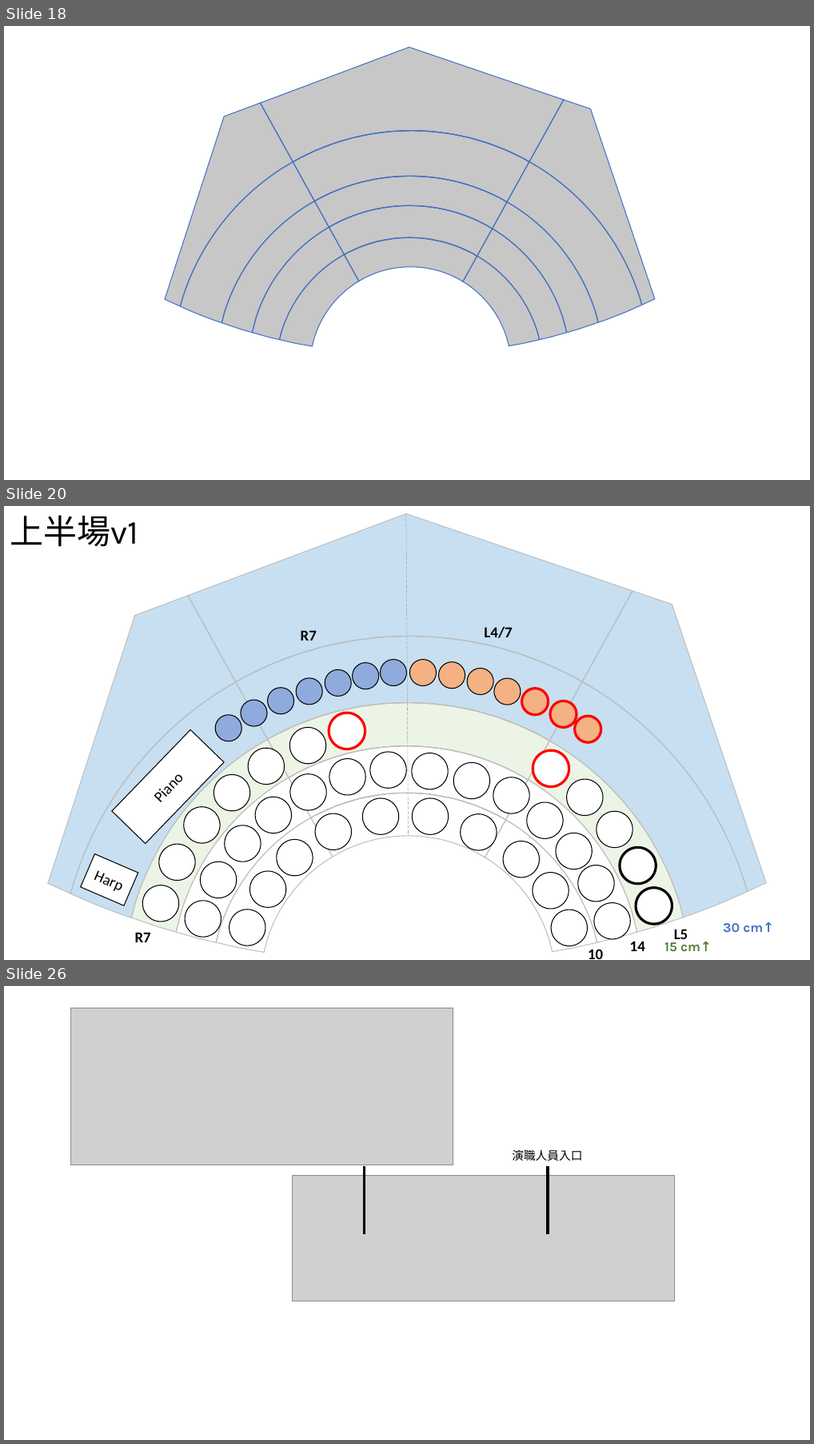
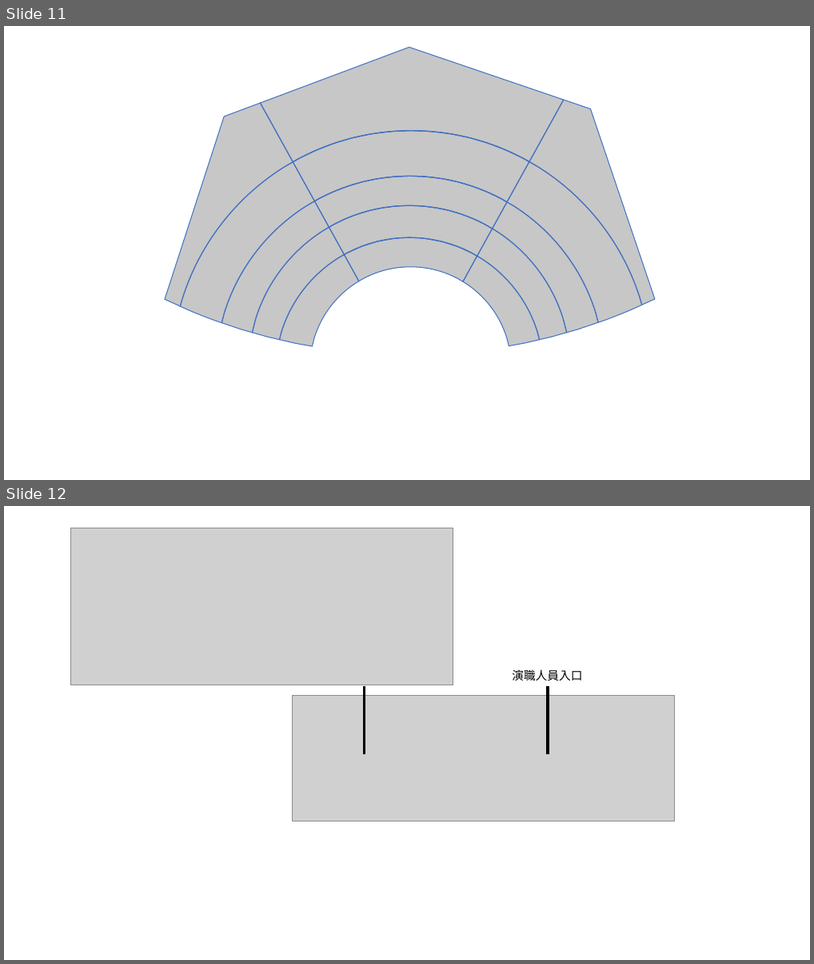
Before and after one commit to ChenHsuanTu/K19, a slide deck: doc/KAO19.pptx. Shown one above the other, each under a label of ours: slides 18, 20 and 26 before the commit, slides 11 and 12 after it; the slides between them are not shown. The pictures are 814x1444 and 814x964 pixels, drawn with LibreOffice and Linux fonts; fonts in the diff are those of the drawing; grey boxes stand for pictures; background and template pictures are left out. Boxes give left, top, right and bottom in pixels: in the first picture for what was removed or moved away, otherwise in the second. Text is boxed around its words. In the diff, an @@ line names an element or a change of style, - is before the commit and + after.

```diff
--- a/doc/KAO19.pptx
+++ b/doc/KAO19.pptx
@@ slide 20 removed at (4,506,810,960), background #FFFFFF @@
@@ text removed at (10,515,138,547) @@
-上半場v1
@@ line removed from (406, 514) to (409, 836) @@
@@ text removed at (301,630,317,640) @@
-R7
@@ text removed at (484,626,512,638) @@
-L4/7
@@ ellipse removed at (326,669,352,696) @@
@@ ellipse removed at (353,663,379,689) @@
@@ ellipse removed at (380,659,407,686) @@
@@ ellipse removed at (410,659,437,686) @@
@@ ellipse removed at (439,662,466,688) @@
@@ ellipse removed at (467,668,494,695) @@
@@ ellipse removed at (268,688,294,714) @@
@@ ellipse removed at (296,678,323,704) @@
@@ ellipse removed at (494,679,522,705) @@
@@ ellipse removed at (522,688,549,715) @@
@@ ellipse removed at (215,715,242,741) @@
@@ ellipse removed at (241,700,268,726) @@
@@ ellipse removed at (329,713,365,749) @@
@@ ellipse removed at (550,700,577,728) @@
@@ ellipse removed at (575,716,602,743) @@
@@ rectangle removed at (112,729,224,844) @@
-Piano
@@ group removed at (142,728,673,946): 35 ellipses @@
@@ group removed at (48,514,766,952): 91 freeform shapes @@
@@ rectangle removed at (81,854,138,905) @@
-Harp
@@ text removed at (135,932,151,942) @@
-R7
@@ text removed at (674,928,689,944) @@
-L5
@@ text removed at (723,921,774,932) @@
-30 cm↑
@@ text removed at (588,948,603,959) @@
-10
@@ text removed at (630,940,646,951) @@
-14
@@ text removed at (665,940,712,951) @@
-15 cm↑
@@ what was slide 18 is now slide 11 @@
@@ what was slide 26 is now slide 12 @@
```
Also in this commit, not shown: 9 slides changed, 1 slide added, 14 other slides removed, 13 other files.
